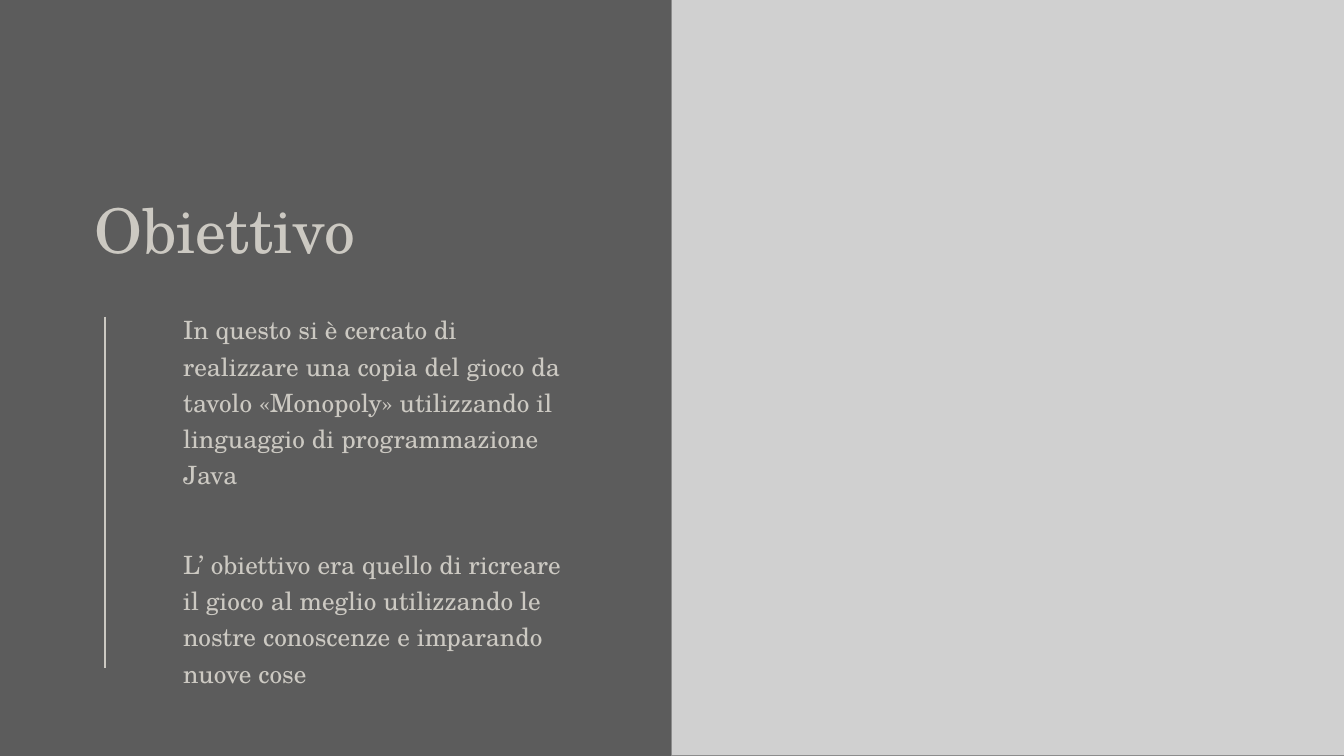
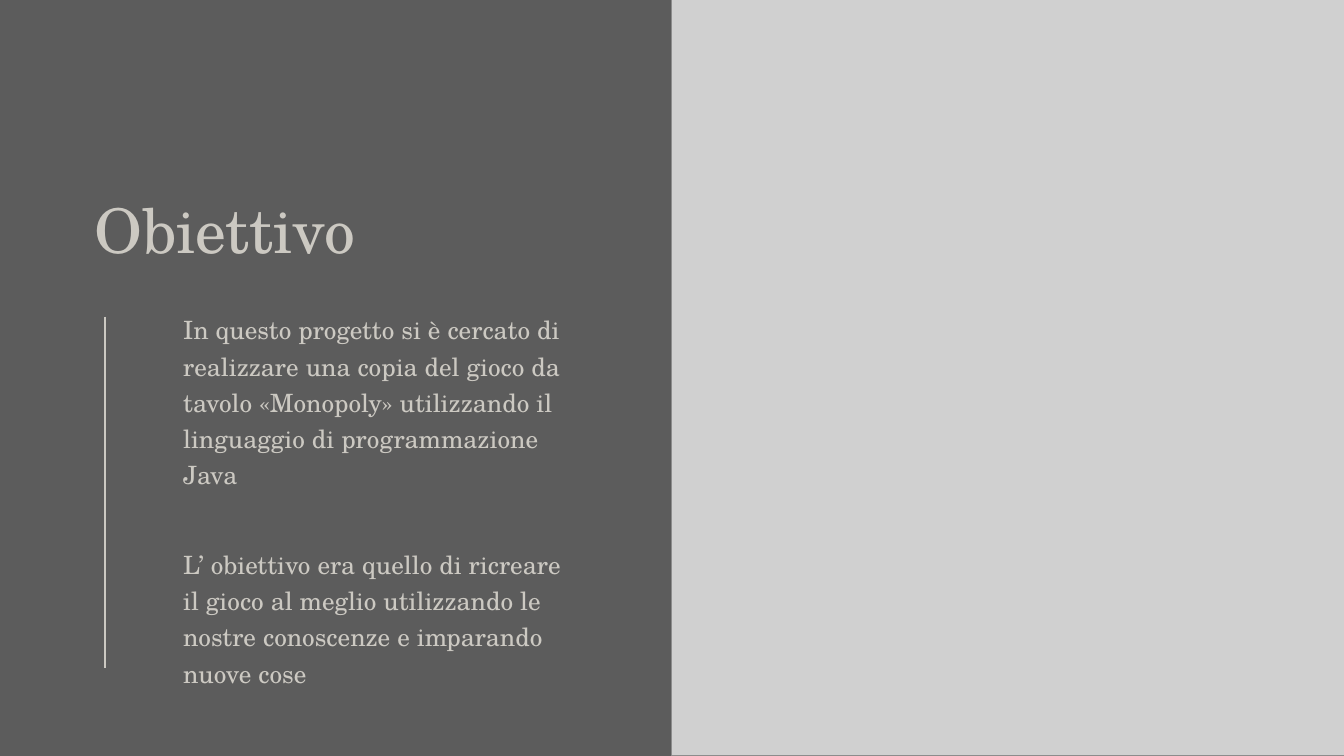
Before and after one commit to MirkoMolteni/MonopolyJava, a slide deck: slide 2 of Monopoly.pptx. Drawn at 1344x756 pixels with LibreOffice and Linux fonts; fonts in the diff are those of the drawing; grey boxes stand for pictures. Boxes give left, top, right and bottom in pixels: in the first picture for what was removed or moved away, otherwise in the second. Text is boxed around its words. In the diff, an @@ line names an element or a change of style, - is before the commit and + after.

Commit message:
Modificata presentazione

```diff
--- a/Monopoly.pptx
+++ b/Monopoly.pptx
@@ text at box(183, 320, 559, 484): text changed @@
-In questo si è cercato di realizzare una copia del gioco da tavolo «Monopoly» utilizzando il linguaggio di programmazione Java
+In questo progetto si è cercato di realizzare una copia del gioco da tavolo «Monopoly» utilizzando il linguaggio di programmazione Java
```
